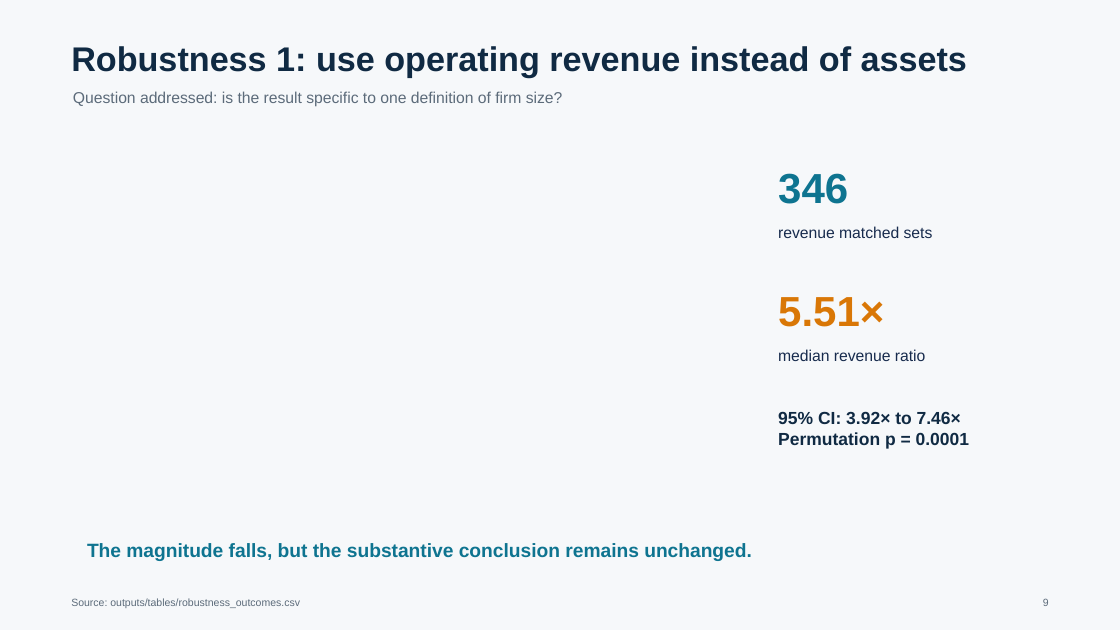
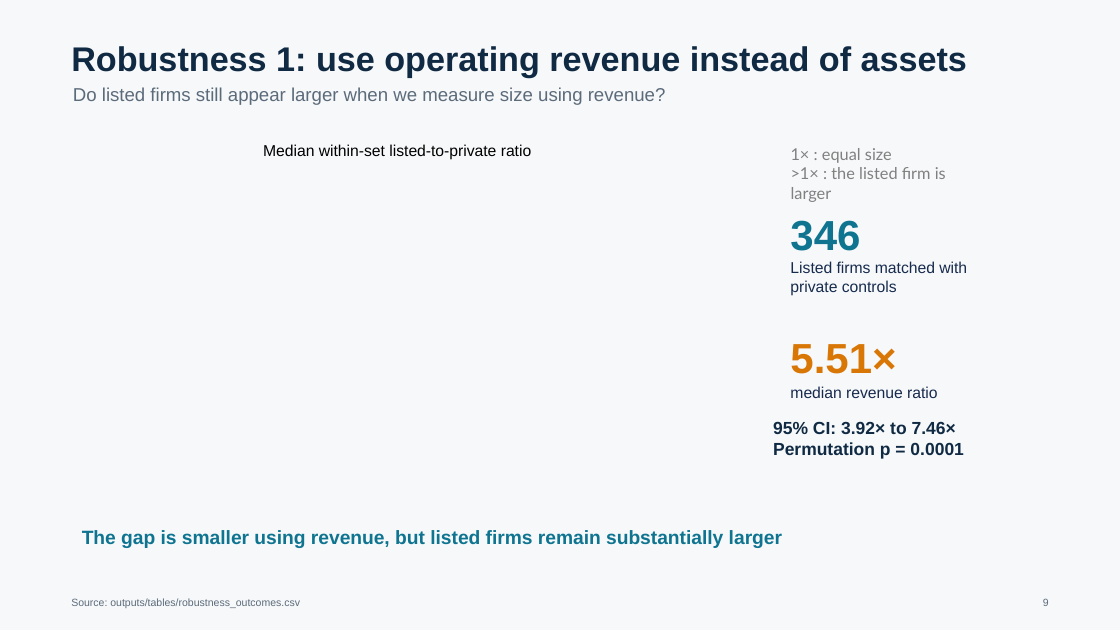
Before and after one commit to mljiang2026-oss/ds607-singapore-firm-size, a slide deck: slide 9 of outputs/presentation/DS607_GP_01548385_slides.pptx. Drawn at 1120x630 pixels with LibreOffice and Linux fonts; fonts in the diff are those of the drawing. Boxes give left, top, right and bottom in pixels: in the first picture for what was removed or moved away, otherwise in the second. Text is boxed around its words. In the diff, an @@ line names an element or a change of style, - is before the commit and + after.

```diff
--- a/outputs/presentation/DS607_GP_01548385_slides.pptx
+++ b/outputs/presentation/DS607_GP_01548385_slides.pptx
@@ text at [73, 87, 666, 105]: text changed; size 13.5 to 16 pt @@
-Question addressed: is the result specific to one definition of firm size?
+Do listed firms still appear larger when we measure size using revenue?
@@ text added at [263, 144, 532, 160], 13.5 pt, text #000000 @@
+Median within-set listed-to-private ratio
@@ text added at [791, 148, 946, 202], 14 pt, text #808080 @@
+1× : equal size
+>1× : the listed firm is larger
@@ text "346": place and size @@
-text "346" at [778, 173, 848, 204]
+text "346" at [790, 220, 860, 251]
@@ text at [790, 261, 967, 296]: text changed @@
-revenue matched sets
+Listed firms matched with private controls
@@ text "5.51×": place and size @@
-text "5.51×" at [778, 297, 884, 327]
+text "5.51×" at [790, 344, 896, 374]
@@ text "median revenue ratio": place and size @@
-text "median revenue ratio" at [778, 349, 926, 361]
+text "median revenue ratio" at [790, 386, 938, 398]
@@ text "95% CI: 3.92× to 7.46×": place and size @@
-text "95% CI: 3.92× to 7.46×" at [778, 411, 969, 449]
+text "95% CI: 3.92× to 7.46×" at [773, 421, 963, 459]
@@ text at [82, 530, 782, 548]: text changed @@
-The magnitude falls, but the substantive conclusion remains unchanged.
+The gap is smaller using revenue, but listed firms remain substantially larger
```
Also in this commit, not shown: 9 other slides changed, 1 other file.
